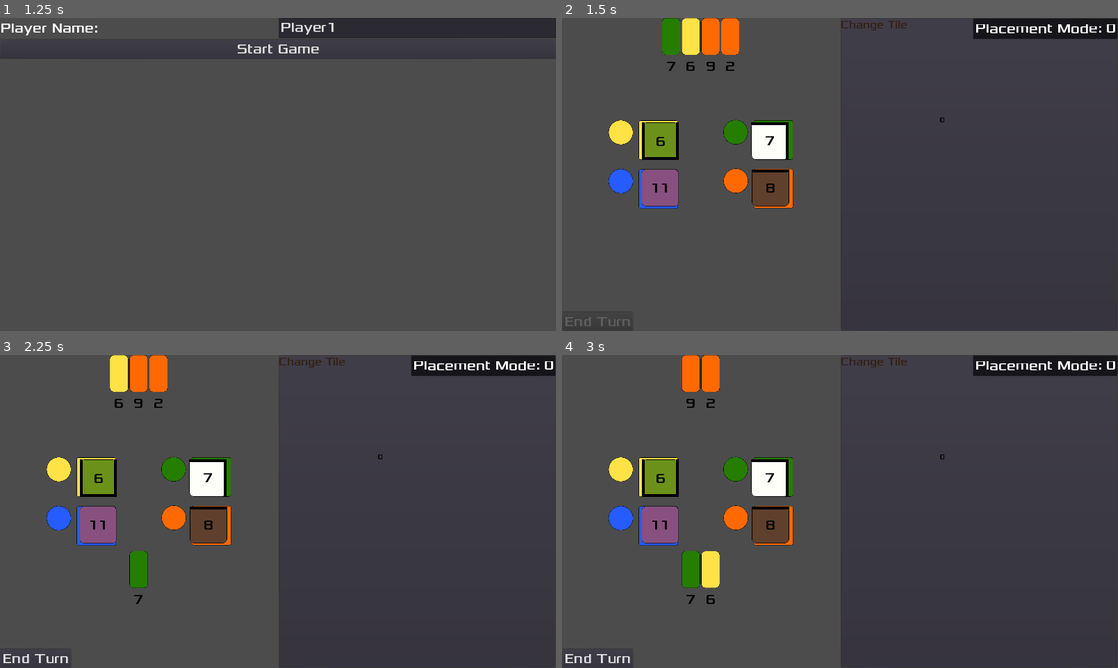
Above: before the commit, frames 1-4 (two rows, left to right).
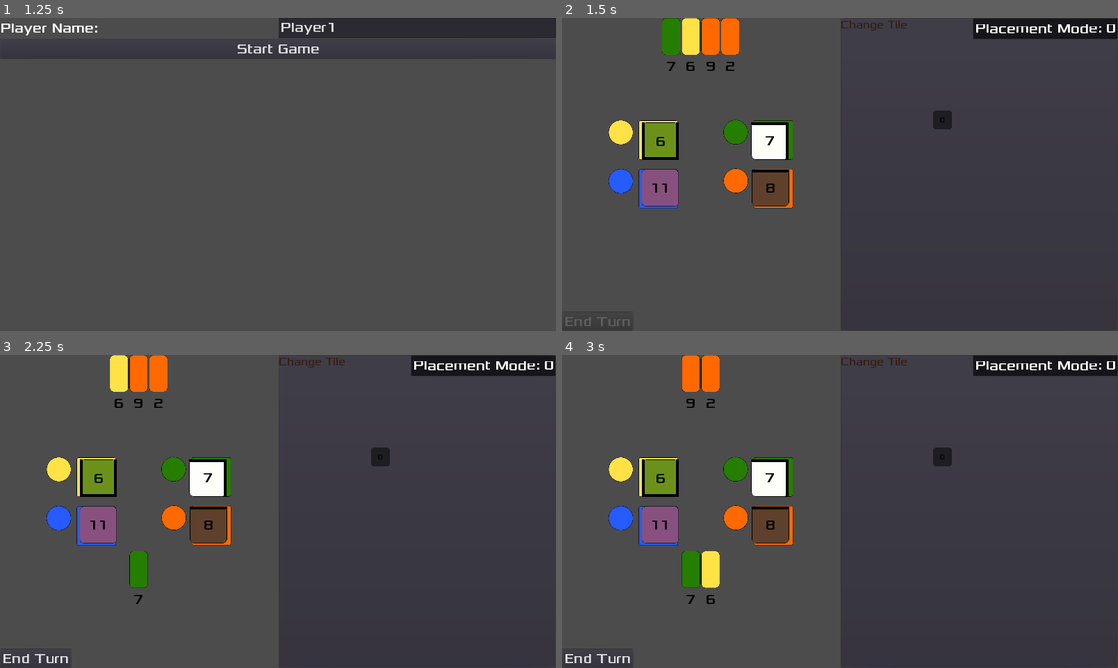
Above: after the commit, the same moments.

Repository: Structed/alcaramba
Game: Godot game, scene res://Drawable/MainMenu/MainMenu.tscn
Two runs of this game, one before a commit and one after it. Both use one fixed random seed, a clock stepped at 60 frames per second and the inputs below.
Inputs:
- Up to frame 1 (1.25 s): click "New Game" at 0.5 s
- Up to frame 2 (1.5 s): click "Start Game" at 1.25 s
- Up to frame 3 (2.25 s): click "7" at 2 s
- Up to frame 4 (3 s): click "6" at 2.75 s

Frame 1 is identical in both runs. In frame 2, 0.2% of the frame differs, in the area x 66-71%, y 29-36%; in frame 3, 0.2%; in frame 4, 0.2%.

Commit message:
Set default color to something blackish

Diff:
--- a/src/alcaramba/Scripts/Colors.gd
+++ b/src/alcaramba/Scripts/Colors.gd
@@ -1,7 +1,7 @@
 extends Object
 class_name Colors
 
-const DEFAULT = Color(1, 1, 1, 0)
+const DEFAULT = Color(0, 0, 0, 0.5)
 const BLUE = Color(0.14902, 0.360784, 1)
 const YELLOW  = Color(1, 0.890196, 0.278431)
 const GREEN = Color(0.14902, 0.498039, 0)
